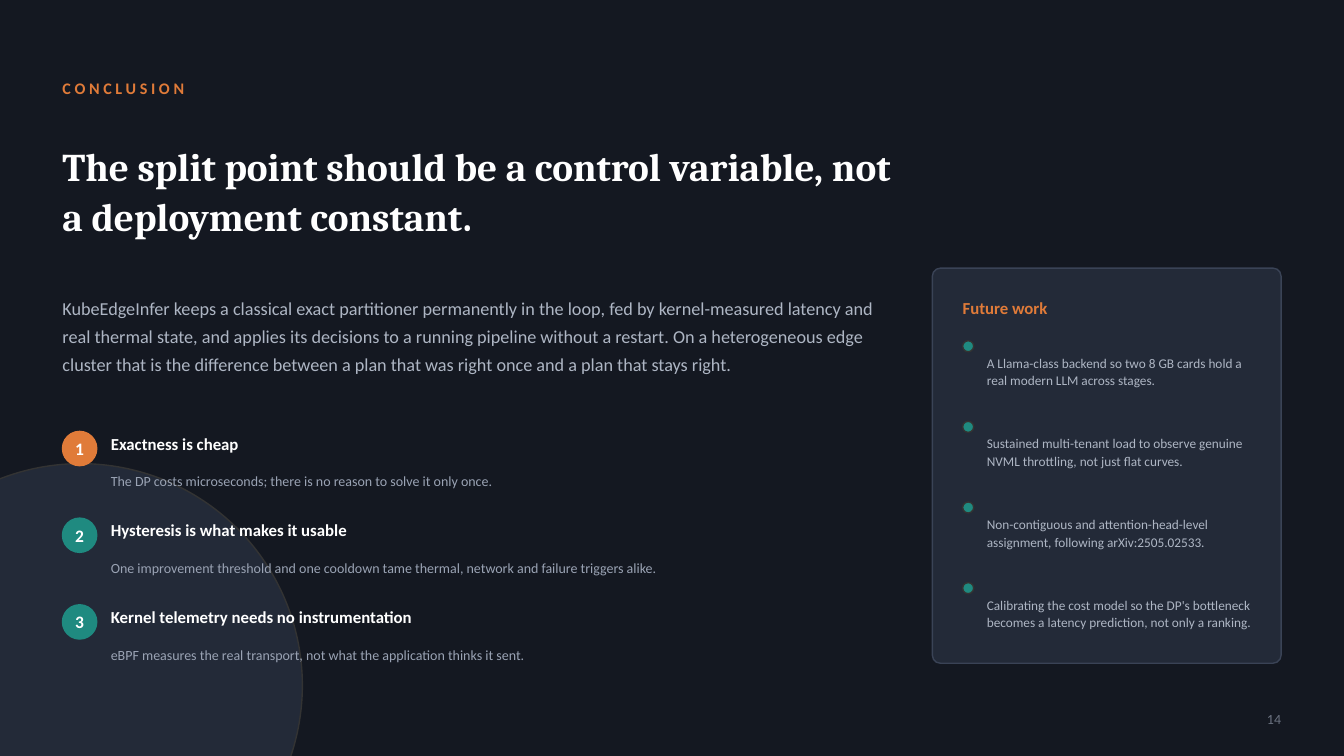
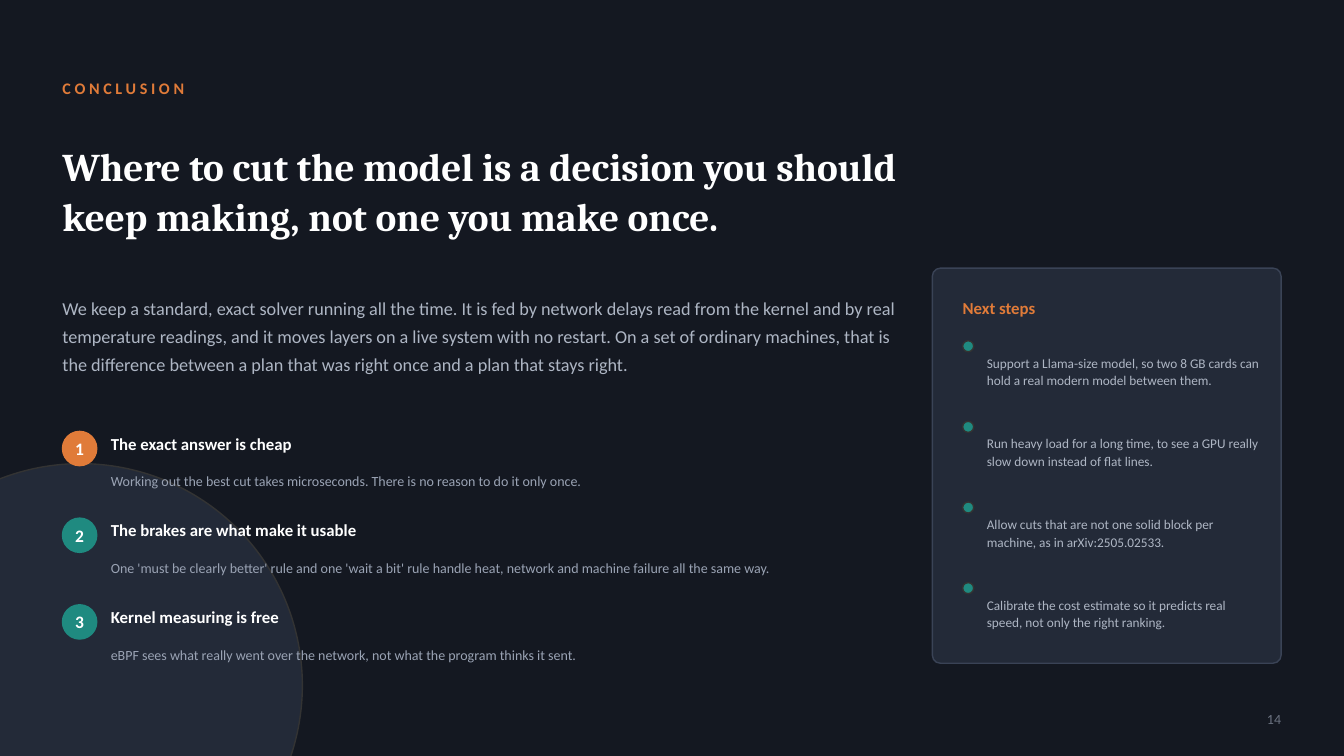
Before and after one commit to karnati-praveen/ebpf-, a slide deck: slide 14 of docs/presentation/KubeEdgeInfer.pptx. Drawn at 1344x756 pixels with LibreOffice and Linux fonts; fonts in the diff are those of the drawing. Boxes give left, top, right and bottom in pixels: in the first picture for what was removed or moved away, otherwise in the second. Text is boxed around its words. In the diff, an @@ line names an element or a change of style, - is before the commit and + after.

```diff
--- a/docs/presentation/KubeEdgeInfer.pptx
+++ b/docs/presentation/KubeEdgeInfer.pptx
@@ text at (62, 153, 896, 240): text changed @@
-The split point should be a control variable, not a deployment constant.
+Where to cut the model is a decision you should keep making, not one you make once.
@@ text at (62, 302, 895, 374): text changed @@
-KubeEdgeInfer keeps a classical exact partitioner permanently in the loop, fed by kernel-measured latency and real thermal state, and applies its decisions to a running pipeline without a restart. On a heterogeneous edge cluster that is the difference between a plan that was right once and a plan that stays right.
+We keep a standard, exact solver running all the time. It is fed by network delays read from the kernel and by real temperature readings, and it moves layers on a live system with no restart. On a set of ordinary machines, that is the difference between a plan that was right once and a plan that stays right.
@@ text at (963, 303, 1035, 317): text changed @@
-Future work
+Next steps
@@ text at (987, 359, 1259, 385): text changed @@
-A Llama-class backend so two 8 GB cards hold a real modern LLM across stages.
+Support a Llama-size model, so two 8 GB cards can hold a real modern model between them.
@@ text at (111, 438, 292, 453): text changed @@
-Exactness is cheap
+The exact answer is cheap
@@ text at (987, 439, 1258, 466): text changed @@
-Sustained multi-tenant load to observe genuine NVML throttling, not just flat curves.
+Run heavy load for a long time, to see a GPU really slow down instead of flat lines.
@@ text at (111, 476, 581, 489): text changed @@
-The DP costs microseconds; there is no reason to solve it only once.
+Working out the best cut takes microseconds. There is no reason to do it only once.
@@ text at (111, 524, 357, 536): text changed @@
-Hysteresis is what makes it usable
+The brakes are what make it usable
@@ text at (987, 520, 1213, 548): text changed @@
-Non-contiguous and attention-head-level assignment, following arXiv:2505.02533.
+Allow cuts that are not one solid block per machine, as in arXiv:2505.02533.
@@ text at (111, 563, 769, 575): text changed @@
-One improvement threshold and one cooldown tame thermal, network and failure triggers alike.
+One 'must be clearly better' rule and one 'wait a bit' rule handle heat, network and machine failure all the same way.
@@ text at (111, 611, 279, 626): text changed @@
-Kernel telemetry needs no instrumentation
+Kernel measuring is free
@@ text at (987, 601, 1225, 629): text changed @@
-Calibrating the cost model so the DP's bottleneck becomes a latency prediction, not only a ranking.
+Calibrate the cost estimate so it predicts real speed, not only the right ranking.
@@ text at (111, 650, 576, 663): text changed @@
-eBPF measures the real transport, not what the application thinks it sent.
+eBPF sees what really went over the network, not what the program thinks it sent.
```
Also in this commit, not shown: 14 other slides changed, 10 other files.
